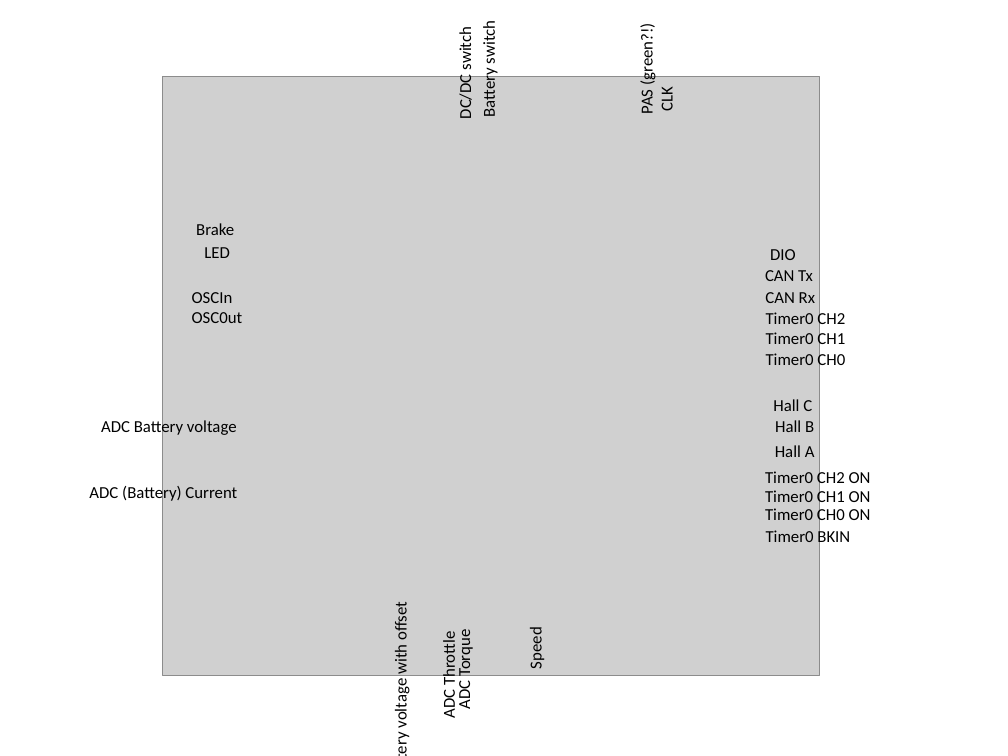
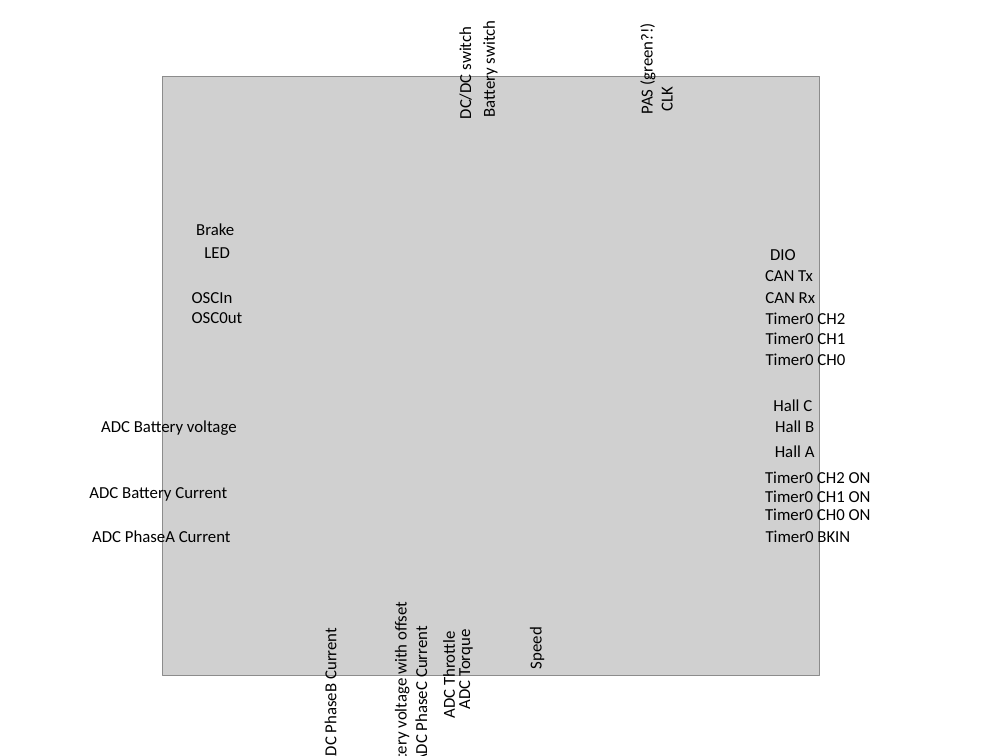
Before and after one commit to stancecoke/BAFANG_HUB_GD32F303RCT6, a slide deck: slide 1 of documentation/BANFANGHUB Pinout.pptx. Drawn at 1008x756 pixels with LibreOffice and Linux fonts; fonts in the diff are those of the drawing; grey boxes stand for pictures. Boxes give left, top, right and bottom in pixels: in the first picture for what was removed or moved away, otherwise in the second. Text is boxed around its words. In the diff, an @@ line names an element or a change of style, - is before the commit and + after.

```diff
--- a/documentation/BANFANGHUB Pinout.pptx
+++ b/documentation/BANFANGHUB Pinout.pptx
@@ text at box(89, 485, 227, 503): text changed @@
-ADC (Battery) Current
+ADC Battery Current
@@ text added at box(92, 529, 231, 547), 12 pt, text #000000 @@
+ADC PhaseA Current
@@ text added at box(320, 634, 340, 732), 12 pt, text #000000 @@
+ADC PhaseB Current
@@ text added at box(411, 632, 431, 730), 12 pt, text #000000 @@
+ADC PhaseC Current
```
Also in this commit, not shown: 2 other files.
